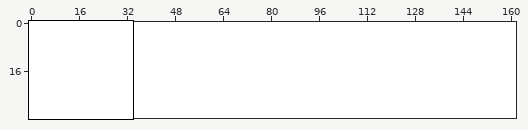
Edited in one commit: pixel-art file (BasicShapes/5shapes3.aseprite). The picture above shows the old version from afar; the outline marks the close-up.
Close-up. Earlier state:
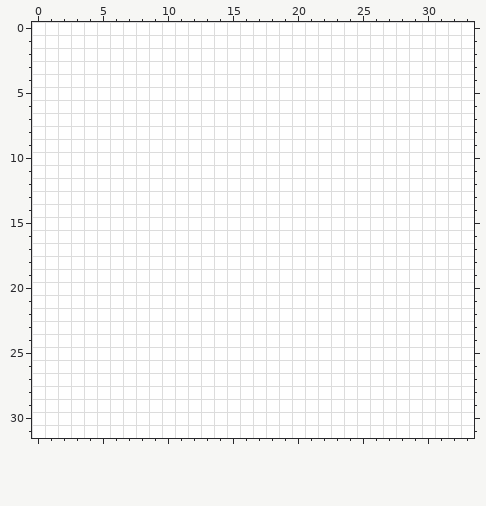
162x32 pixels, 1 frame. Shown: x 0..33, y 0..31.
Now the later version:
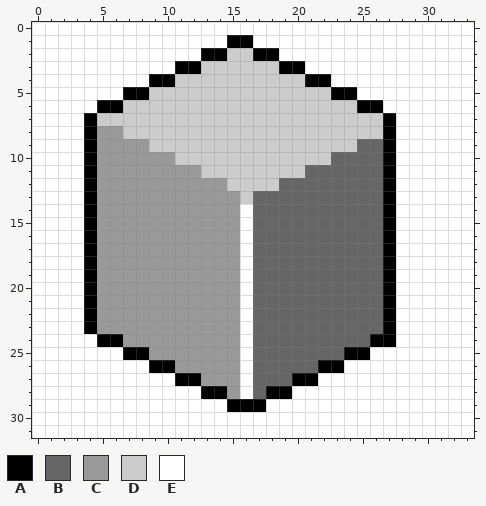
Palette (. is transparent): A #000000  B #666666  C #999999  D #cccccc  E #ffffff
Diff:
--- layer "Layer 2"
@@ x 0..33 @@
  0 EEEEEEEEEEEEEEEEEEEEEEEEEEEEEEEEEE
- 1 EEEEEEEEEEEEEEEEEEEEEEEEEEEEEEEEEE
- 2 EEEEEEEEEEEEEEEEEEEEEEEEEEEEEEEEEE
- 3 EEEEEEEEEEEEEEEEEEEEEEEEEEEEEEEEEE
- 4 EEEEEEEEEEEEEEEEEEEEEEEEEEEEEEEEEE
- 5 EEEEEEEEEEEEEEEEEEEEEEEEEEEEEEEEEE
- 6 EEEEEEEEEEEEEEEEEEEEEEEEEEEEEEEEEE
- 7 EEEEEEEEEEEEEEEEEEEEEEEEEEEEEEEEEE
- 8 EEEEEEEEEEEEEEEEEEEEEEEEEEEEEEEEEE
- 9 EEEEEEEEEEEEEEEEEEEEEEEEEEEEEEEEEE
-10 EEEEEEEEEEEEEEEEEEEEEEEEEEEEEEEEEE
-11 EEEEEEEEEEEEEEEEEEEEEEEEEEEEEEEEEE
-12 EEEEEEEEEEEEEEEEEEEEEEEEEEEEEEEEEE
-13 EEEEEEEEEEEEEEEEEEEEEEEEEEEEEEEEEE
-14 EEEEEEEEEEEEEEEEEEEEEEEEEEEEEEEEEE
-15 EEEEEEEEEEEEEEEEEEEEEEEEEEEEEEEEEE
-16 EEEEEEEEEEEEEEEEEEEEEEEEEEEEEEEEEE
-17 EEEEEEEEEEEEEEEEEEEEEEEEEEEEEEEEEE
-18 EEEEEEEEEEEEEEEEEEEEEEEEEEEEEEEEEE
-19 EEEEEEEEEEEEEEEEEEEEEEEEEEEEEEEEEE
-20 EEEEEEEEEEEEEEEEEEEEEEEEEEEEEEEEEE
-21 EEEEEEEEEEEEEEEEEEEEEEEEEEEEEEEEEE
-22 EEEEEEEEEEEEEEEEEEEEEEEEEEEEEEEEEE
-23 EEEEEEEEEEEEEEEEEEEEEEEEEEEEEEEEEE
-24 EEEEEEEEEEEEEEEEEEEEEEEEEEEEEEEEEE
-25 EEEEEEEEEEEEEEEEEEEEEEEEEEEEEEEEEE
-26 EEEEEEEEEEEEEEEEEEEEEEEEEEEEEEEEEE
-27 EEEEEEEEEEEEEEEEEEEEEEEEEEEEEEEEEE
-28 EEEEEEEEEEEEEEEEEEEEEEEEEEEEEEEEEE
-29 EEEEEEEEEEEEEEEEEEEEEEEEEEEEEEEEEE
+ 1 EEEEEEEEEEEEEEEAAEEEEEEEEEEEEEEEEE
+ 2 EEEEEEEEEEEEEAADDAAEEEEEEEEEEEEEEE
+ 3 EEEEEEEEEEEAADDDDDDAAEEEEEEEEEEEEE
+ 4 EEEEEEEEEAADDDDDDDDDDAAEEEEEEEEEEE
+ 5 EEEEEEEAADDDDDDDDDDDDDDAAEEEEEEEEE
+ 6 EEEEEAADDDDDDDDDDDDDDDDDDAAEEEEEEE
+ 7 EEEEADDDDDDDDDDDDDDDDDDDDDDAEEEEEE
+ 8 EEEEACCDDDDDDDDDDDDDDDDDDDDAEEEEEE
+ 9 EEEEACCCCDDDDDDDDDDDDDDDDBBAEEEEEE
+10 EEEEACCCCCCDDDDDDDDDDDDBBBBAEEEEEE
+11 EEEEACCCCCCCCDDDDDDDDBBBBBBAEEEEEE
+12 EEEEACCCCCCCCCCDDDDBBBBBBBBAEEEEEE
+13 EEEEACCCCCCCCCCCDBBBBBBBBBBAEEEEEE
+14 EEEEACCCCCCCCCCCEBBBBBBBBBBAEEEEEE
+15 EEEEACCCCCCCCCCCEBBBBBBBBBBAEEEEEE
+16 EEEEACCCCCCCCCCCEBBBBBBBBBBAEEEEEE
+17 EEEEACCCCCCCCCCCEBBBBBBBBBBAEEEEEE
+18 EEEEACCCCCCCCCCCEBBBBBBBBBBAEEEEEE
+19 EEEEACCCCCCCCCCCEBBBBBBBBBBAEEEEEE
+20 EEEEACCCCCCCCCCCEBBBBBBBBBBAEEEEEE
+21 EEEEACCCCCCCCCCCEBBBBBBBBBBAEEEEEE
+22 EEEEACCCCCCCCCCCEBBBBBBBBBBAEEEEEE
+23 EEEEACCCCCCCCCCCEBBBBBBBBBBAEEEEEE
+24 EEEEEAACCCCCCCCCEBBBBBBBBBAAEEEEEE
+25 EEEEEEEAACCCCCCCEBBBBBBBAAEEEEEEEE
+26 EEEEEEEEEAACCCCCEBBBBBAAEEEEEEEEEE
+27 EEEEEEEEEEEAACCCEBBBAAEEEEEEEEEEEE
+28 EEEEEEEEEEEEEAACEBAAEEEEEEEEEEEEEE
+29 EEEEEEEEEEEEEEEAAAEEEEEEEEEEEEEEEE
 30 EEEEEEEEEEEEEEEEEEEEEEEEEEEEEEEEEE
Where, in picture pixels (left, top, right, bottom), the same in both close-ups:
changed: (84, 35, 396, 412)
